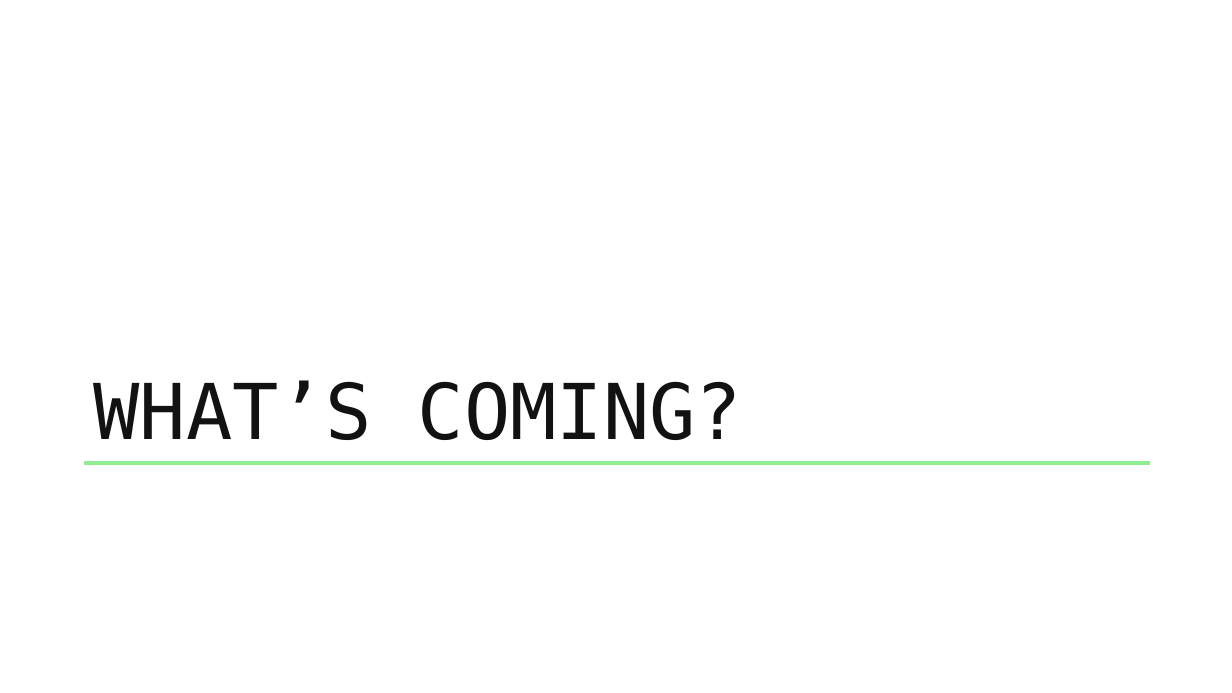
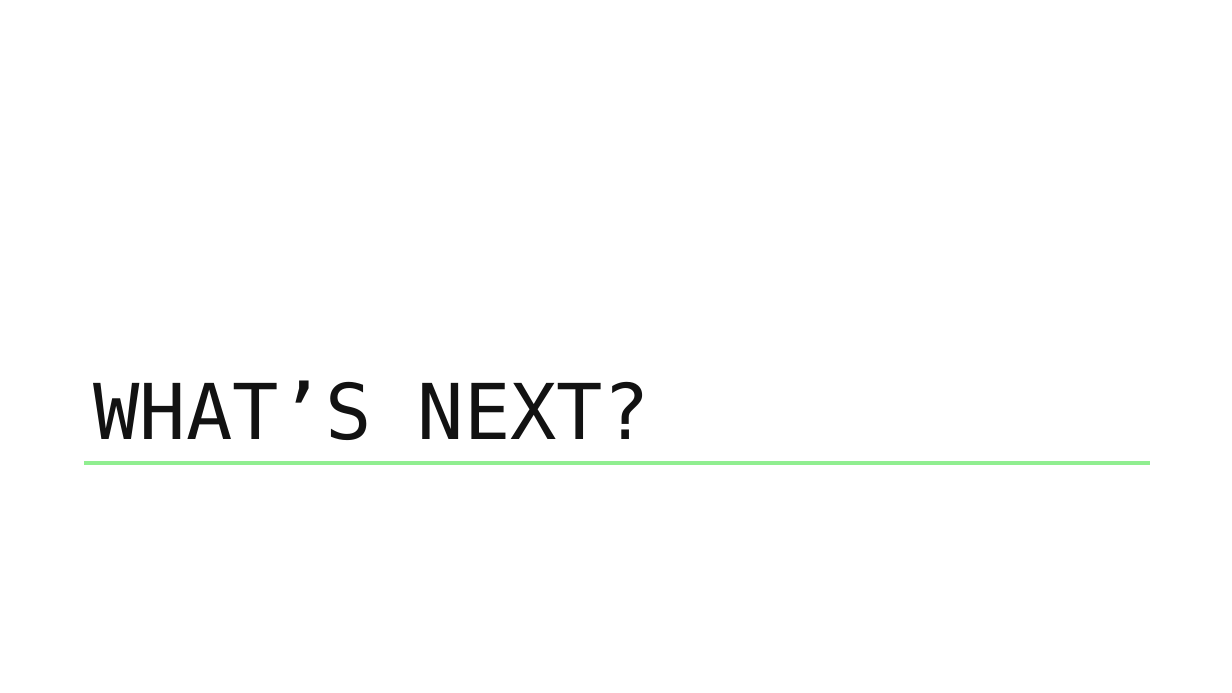
Before and after one commit to benchiverton/Blog, a slide deck: slide 28 of src/BenChiverton.Blog/Resources/Downloads/evolution_of_IT/evolution_of_IT.pptx (slide 16 before the commit). Drawn at 1232x693 pixels with LibreOffice and Linux fonts; fonts in the diff are those of the drawing. Boxes give left, top, right and bottom in pixels: in the first picture for what was removed or moved away, otherwise in the second. Text is boxed around its words. In the diff, an @@ line names an element or a change of style, - is before the commit and + after.

```diff
--- a/src/BenChiverton.Blog/Resources/Downloads/evolution_of_IT/evolution_of_IT.pptx
+++ b/src/BenChiverton.Blog/Resources/Downloads/evolution_of_IT/evolution_of_IT.pptx
@@ title at [93, 380, 650, 440]: text changed @@
-WHAT’S COMING?
+WHAT’S NEXT?
```
Also in this commit, not shown: 7 other slides changed, 15 slides added, 3 slides removed.
